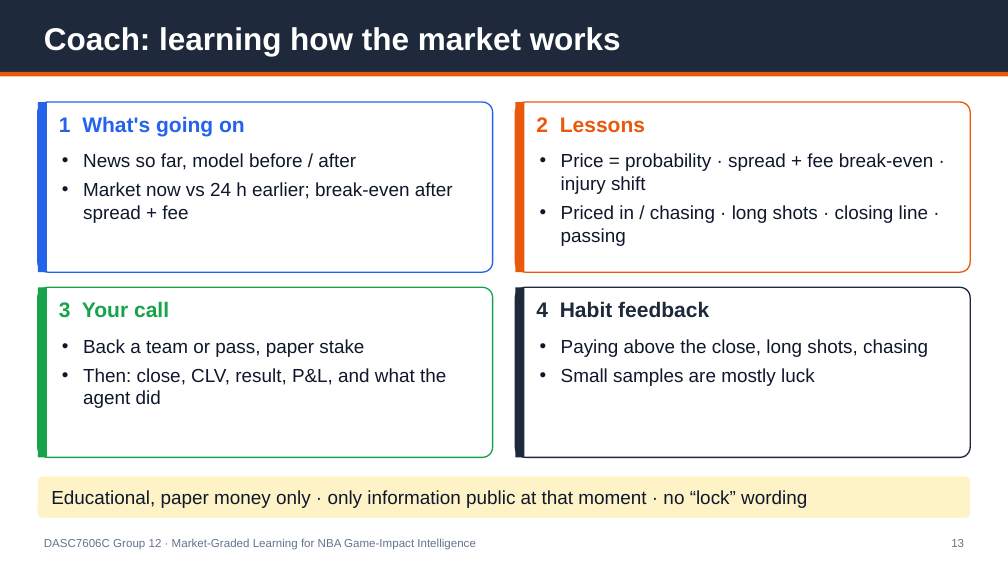
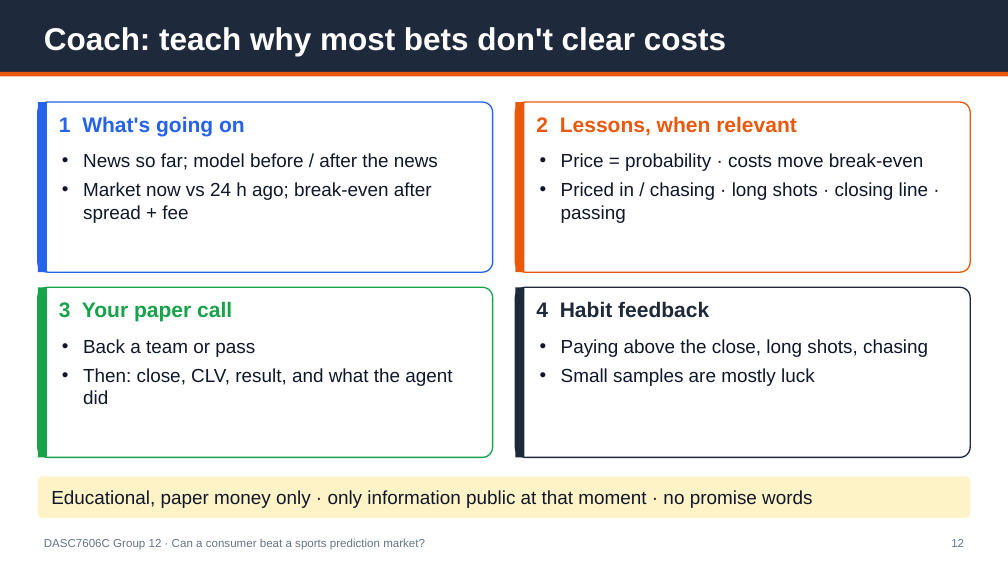
Before and after one commit to Michaelyzr/nba-agent, a slide deck: slide 12 of presentation/nba_agent_deck.pptx (slide 13 before the commit). Drawn at 1008x567 pixels with LibreOffice and Linux fonts; fonts in the diff are those of the drawing. Boxes give left, top, right and bottom in pixels: in the first picture for what was removed or moved away, otherwise in the second. Text is boxed around its words. In the diff, an @@ line names an element or a change of style, - is before the commit and + after.

```diff
--- a/presentation/nba_agent_deck.pptx
+++ b/presentation/nba_agent_deck.pptx
@@ text at [44, 27, 726, 56]: text changed @@
-Coach: learning how the market works
+Coach: teach why most bets don't clear costs
@@ text at [536, 116, 797, 136]: text changed @@
-2 Lessons
+2 Lessons, when relevant
@@ text at [83, 153, 438, 223]: text changed @@
-• News so far, model before / after
-• Market now vs 24 h earlier; break-even after spread + fee
+• News so far; model before / after the news
+• Market now vs 24 h ago; break-even after spread + fee
@@ text at [561, 153, 924, 171]: text changed @@
-• Price = probability · spread + fee break-even · injury shift
+• Price = probability · costs move break-even
@@ text at [59, 301, 232, 321]: text changed @@
-3 Your call
+3 Your paper call
@@ text at [83, 339, 452, 404]: text changed @@
-• Back a team or pass, paper stake
-• Then: close, CLV, result, P&L, and what the agent did
+• Back a team or pass
+• Then: close, CLV, result, and what the agent did
@@ text at [51, 490, 812, 508]: text changed @@
-Educational, paper money only · only information public at that moment · no “lock” wording
+Educational, paper money only · only information public at that moment · no promise words
@@ text at [44, 538, 425, 550]: text changed @@
-DASC7606C Group 12 · Market-Graded Learning for NBA Game-Impact Intelligence
+DASC7606C Group 12 · Can a consumer beat a sports prediction market?
```
Also in this commit, not shown: 6 other slides changed, 8 slides added, 8 slides removed, 19 other files.
